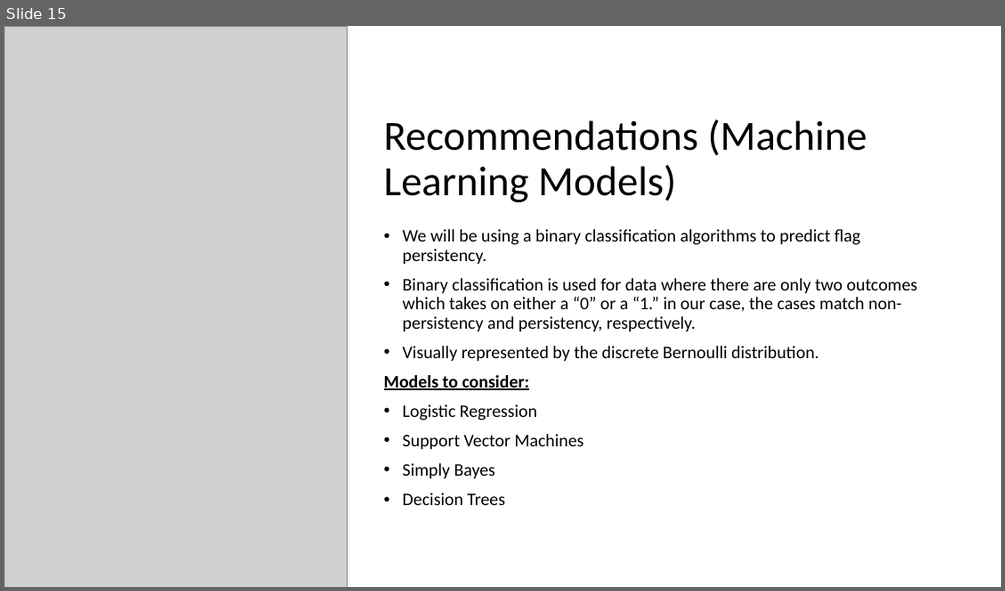
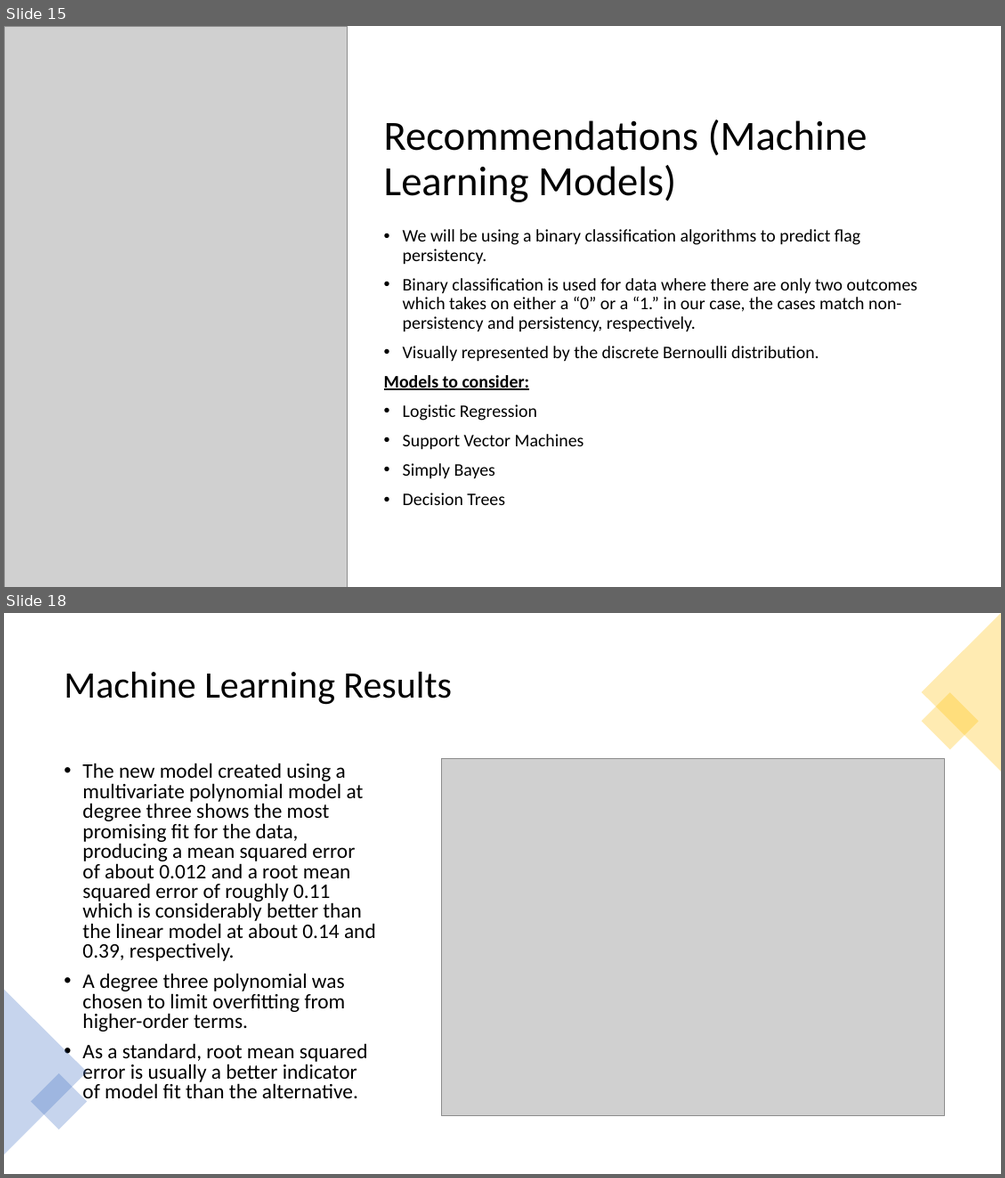
Before and after one commit to EMILYWYAO/Data-Glacier-Internship, a slide deck: Week 11/EDA Presentation.pptx. Shown one above the other, each under a label of ours: slide 15 before the commit, slides 15 and 18 after it; the slides between them are not shown. The pictures are 1005x591 and 1005x1178 pixels, drawn with LibreOffice and Linux fonts; fonts in the diff are those of the drawing; grey boxes stand for pictures. Boxes give left, top, right and bottom in pixels: in the first picture for what was removed or moved away, otherwise in the second. Text is boxed around its words. In the diff, an @@ line names an element or a change of style, - is before the commit and + after.

```diff
--- a/Week 11/EDA Presentation.pptx
+++ b/Week 11/EDA Presentation.pptx
@@ slide 18 added at [4,613,1001,1174], background #FFFFFF @@
@@ triangle added at [922,613,1001,771], fill #FFC000 at 30% opacity @@
@@ title added at [64,672,452,705], 36 pt, text #000000 @@
+Machine Learning Results
@@ rectangle added at [922,693,979,750], fill #FFC000 at 30% opacity @@
@@ text added at [82,763,376,1103], 20 pt, text #000000 @@
+• The new model created using a multivariate polynomial model at degree three shows the most promising fit for the data, producing a mean squared error of about 0.012 and a root mean squared error of roughly 0.11 which is considerably better than the linear model at about 0.14 and 0.39, respectively.
+• A degree three polynomial was chosen to limit overfitting from higher-order terms.
+• As a standard, root mean squared error is usually a better indicator of model fit than the alternative.
@@ picture added at [442,759,945,1116] @@
@@ triangle added at [4,989,87,1154], fill #4472C4 at 30% opacity @@
@@ rectangle added at [31,1073,87,1129], fill #4472C4 at 30% opacity @@
```
Also in this commit, not shown: 5 slides changed, 4 other slides added, 3 other files.
